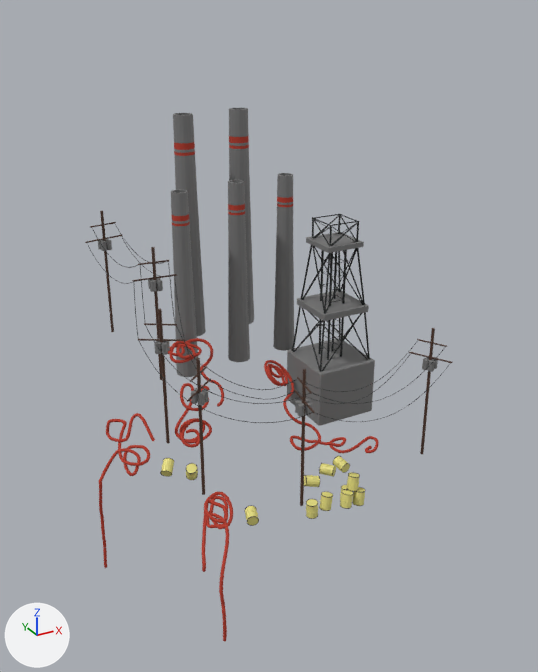
The Blender file Assets/Models/fuel_island.blend as it was, and as the next commit left it.
Rendered twice from a camera (50 mm lens) standing at (-75.0, -144.2, 103.6) and looking at (1.5, -5.0, 34.0). Every picture has the same lights, and +X, +Y and +Z are marked at lower left.

Objects in the first picture: 'Cylinder', 'Cylinder.002', 'Plane', 'Plane.001', 'Plane.002', 'cables', 'chimney', 'chimney.001', 'chimney.002', 'chimney.003', 'chimney.004', 'telephone pole.004'.
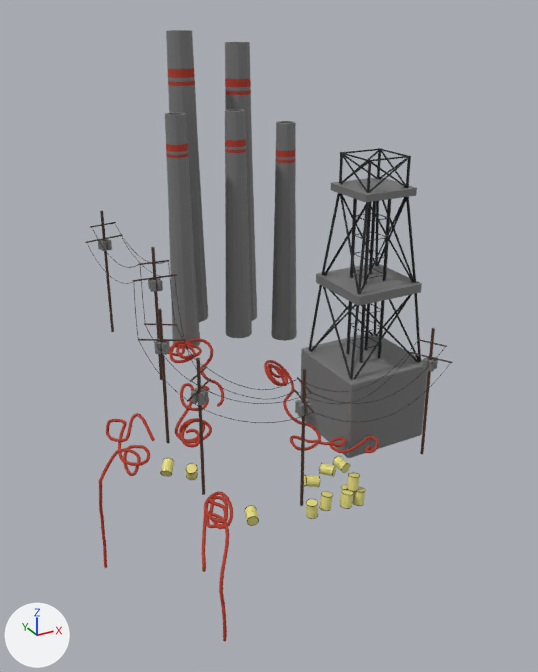
Where the newer file only moved an object's origin or applied its transform, the numbers keep the older frame.

Pixel boxes [x1, y1, x2, y2] of what changed, in the pictures (538 x 672 px):
'Plane', moved, rescaled (44% wider, 43% taller)
    before: [287, 338, 375, 426]
    after: [301, 332, 428, 458]
'Cylinder.002', moved, rescaled (45% wider, 47% taller)
    before: [293, 214, 368, 371]
    after: [310, 148, 419, 379]
'chimney.004', mesh rescaled (26% wider, 31% taller)
    before: [173, 113, 206, 336]
    after: [166, 30, 208, 322]
'chimney.002', mesh rescaled (29% wider, 26% taller)
    before: [171, 189, 198, 377]
    after: [165, 112, 200, 349]
'chimney.001', mesh rescaled (22% wider, 26% taller)
    before: [228, 180, 250, 362]
    after: [225, 109, 252, 338]
'chimney', mesh rescaled (23% wider, 23% taller)
    before: [273, 173, 294, 351]
    after: [271, 121, 297, 341]
'chimney.003', mesh rescaled (27% wider, 28% taller)
    before: [229, 107, 254, 324]
    after: [225, 42, 257, 321]
'Plane.001', moved, rescaled (47% wider, 34% taller)
    before: [297, 290, 369, 321]
    after: [316, 264, 422, 306]
'Cylinder', moved, rescaled (44% wider, 46% taller)
    before: [292, 216, 370, 372]
    after: [308, 151, 421, 380]
'Plane.002', moved, rescaled (47% wider, 18% taller)
    before: [306, 232, 364, 253]
    after: [331, 177, 417, 202]

Diff of the bpy script that builds the scene:
```diff
--- a/Assets/Models/fuel_island.blend.py
+++ b/Assets/Models/fuel_island.blend.py
@@ me_cylinder @@
 me_cylinder.from_pydata(...)  # 160 vertices, 146 faces; spans x -2.3..2.3, y -2.3..2.3, z -1.6..36.4
 # used by ob_chimney; location = (17.6, 15.8, 21.5); scale = (1.23, 1.23, 1.23)
+# me_cylinder part 1: the whole mesh is scaled about its middle by 1.2, then moved by (0.0, 0.0, 6.4)
 me_cylinder.materials.append(mat_cement)
@@ me_cylinder_001 @@
 me_cylinder_001.from_pydata(...)  # 160 vertices, 146 faces; spans x -2.3..2.3, y -2.3..2.3, z -1.6..36.4
 # used by ob_chimney_001; location = (4.0, 15.8, 21.1); scale = (1.23, 1.23, 1.23)
+# me_cylinder_001 part 2: the whole mesh is scaled about its middle by 1.2, then moved by (0.0, 0.0, 9.5)
 me_cylinder_001.materials.append(mat_cement)
@@ me_cylinder_002 @@
 me_cylinder_002.from_pydata(...)  # 160 vertices, 146 faces; spans x -2.3..2.3, y -2.3..2.3, z -1.6..36.4
 # used by ob_chimney_002; location = (-10.6, 15.8, 20.3); scale = (1.23, 1.23, 1.23)
+# me_cylinder_002 part 3: the whole mesh is scaled about its middle by 1.2, then moved by (0.0, 0.0, 10.3)
 me_cylinder_002.materials.append(mat_cement)
@@ me_cylinder_003 @@
 me_cylinder_003.from_pydata(...)  # 160 vertices, 146 faces; spans x -2.3..2.3, y -2.3..2.3, z -1.6..36.4
 # used by ob_chimney_003; location = (10.6, 27.2, 26.7); scale = (1.49, 1.49, 1.49)
+# me_cylinder_003 part 4: the whole mesh is scaled about its middle by 1.25, then moved by (0.0, 0.0, 5.5)
 me_cylinder_003.materials.append(mat_cement)
@@ me_cylinder_004 @@
 me_cylinder_004.from_pydata(...)  # 160 vertices, 146 faces; spans x -2.3..2.3, y -2.3..2.3, z -1.6..36.4
 # used by ob_chimney_004; location = (-4.1, 27.2, 26.3); scale = (1.49, 1.49, 1.49)
+# me_cylinder_004 part 5: the whole mesh is scaled about its middle by 1.25, then moved by (0.0, 0.0, 7.6)
 me_cylinder_004.materials.append(mat_cement)
@@ ob_plane @@
 ob_plane = bpy.data.objects.new('Plane', me_plane)
-ob_plane.location = (22.3, 0.1, 22.3)
-ob_plane.scale = (8.2, 8.2, 5.73)
+ob_plane.location = (29.8, -4.0, 22.1)
+ob_plane.scale = (11.8, 11.8, 8.22)
 _m = ob_plane.modifiers.new('Bevel', 'BEVEL')
@@ ob_plane_001 @@
 ob_plane_001 = bpy.data.objects.new('Plane.001', me_plane_001)
-ob_plane_001.location = (22.3, 0.1, 36.9)
-ob_plane_001.scale = (6.51, 6.51, 0.624)
+ob_plane_001.location = (29.8, -4.0, 43.0)
+ob_plane_001.scale = (9.34, 9.34, 0.895)
 _m = ob_plane_001.modifiers.new('Bevel', 'BEVEL')
@@ ob_plane_002 @@
 ob_plane_002 = bpy.data.objects.new('Plane.002', me_plane_002)
-ob_plane_002.location = (22.3, 0.1, 52.8)
-ob_plane_002.scale = (5.04, 5.04, 0.483)
+ob_plane_002.location = (29.8, -4.0, 65.9)
+ob_plane_002.scale = (7.23, 7.23, 0.693)
 _m = ob_plane_002.modifiers.new('Bevel', 'BEVEL')
@@ ob_cylinder @@
 ob_cylinder = bpy.data.objects.new('Cylinder', me_cylinder_014)
-ob_cylinder.location = (22.3, 0.1, 40.7)
-ob_cylinder.scale = (0.93, 1.09, 1.75)
+ob_cylinder.location = (29.8, -4.0, 48.6)
+ob_cylinder.scale = (1.33, 1.56, 2.5)
 _m = ob_cylinder.modifiers.new('Triangulate', 'TRIANGULATE')
@@ ob_cylinder_002 @@
 ob_cylinder_002 = bpy.data.objects.new('Cylinder.002', me_cylinder_021)
-ob_cylinder_002.location = (22.3, 0.1, 39.9)
+ob_cylinder_002.location = (29.7, -4.0, 47.3)
 ob_cylinder_002.rotation_euler = (0.0, 0.0, 0.0109)  # degrees (0, 0, 0.6)
-ob_cylinder_002.scale = (1.23, 1.23, 1.69)
+ob_cylinder_002.scale = (1.76, 1.76, 2.43)
```
